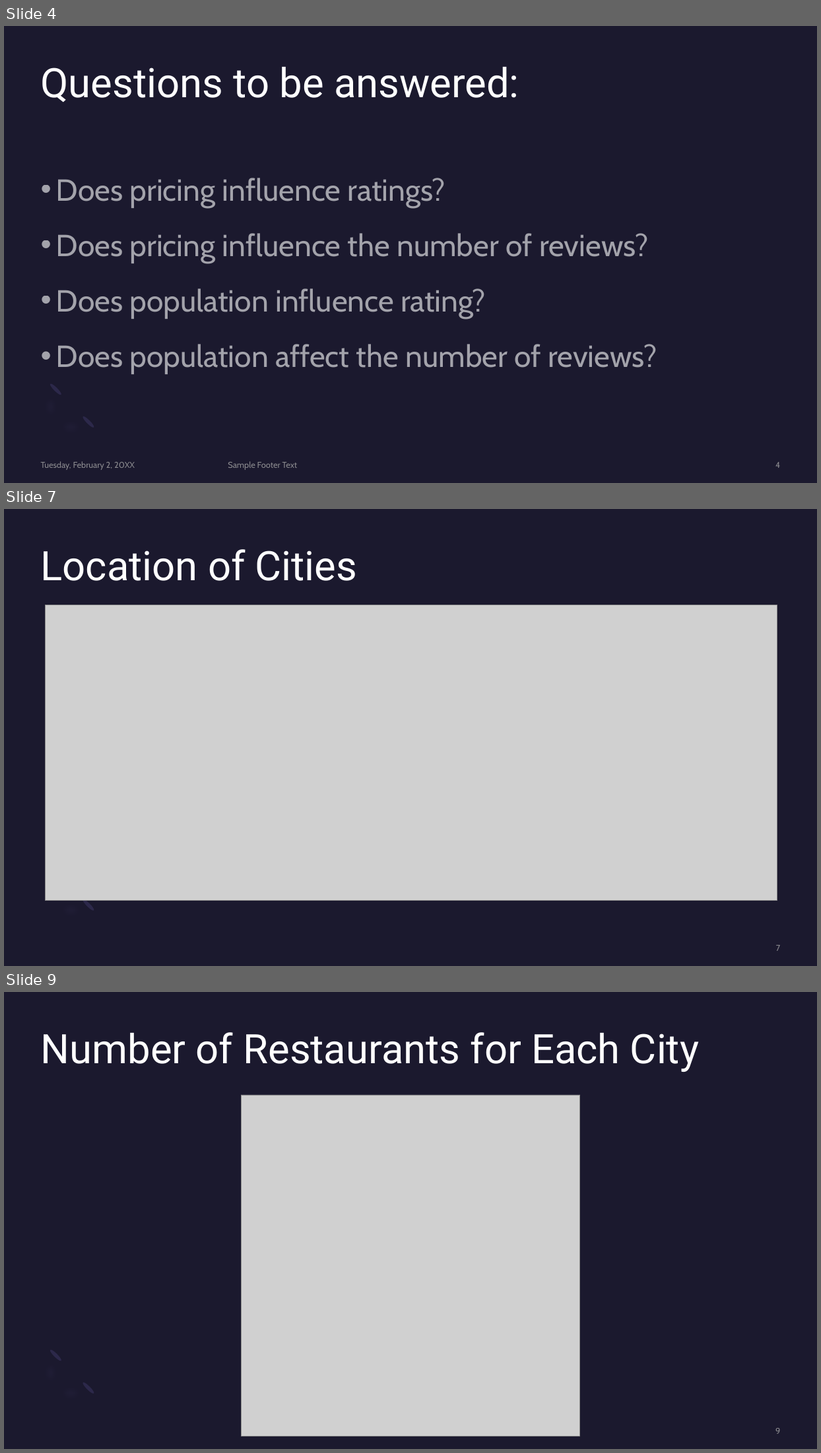
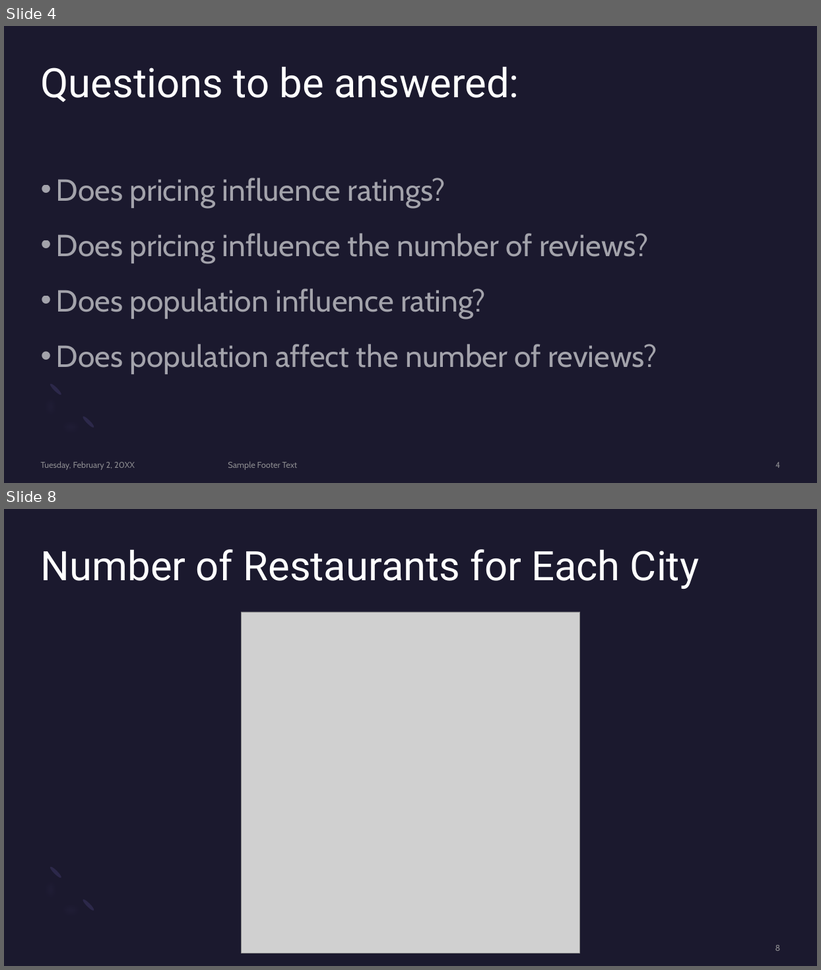
Before and after one commit to mward95/Restaurant_API, a slide deck: Sanjay Dabra/Presentation1.pptx. Shown one above the other, each under a label of ours: slides 4, 7 and 9 before the commit, slides 4 and 8 after it; the slides between them are not shown. The pictures are 821x1453 and 821x970 pixels, drawn with LibreOffice and Linux fonts; fonts in the diff are those of the drawing; grey boxes stand for pictures. Boxes give left, top, right and bottom in pixels: in the first picture for what was removed or moved away, otherwise in the second. Text is boxed around its words. In the diff, an @@ line names an element or a change of style, - is before the commit and + after.

```diff
--- a/Sanjay Dabra/Presentation1.pptx
+++ b/Sanjay Dabra/Presentation1.pptx
@@ slide 7 removed at <box>4,509,817,966</box>, background #1B192E; not listed: 2 template elements that a slide beside it also shows @@
@@ title removed at <box>41,549,358,581</box> @@
-Location of Cities
@@ picture removed at <box>46,605,778,900</box> @@
@@ page number removed at <box>776,945,780,951</box> @@
-7
@@ what was slide 9 is now slide 8 @@
@@ page number at <box>776,945,781,951</box>: text changed @@
-9
+8
```
Also in this commit, not shown: 3 slides changed.
